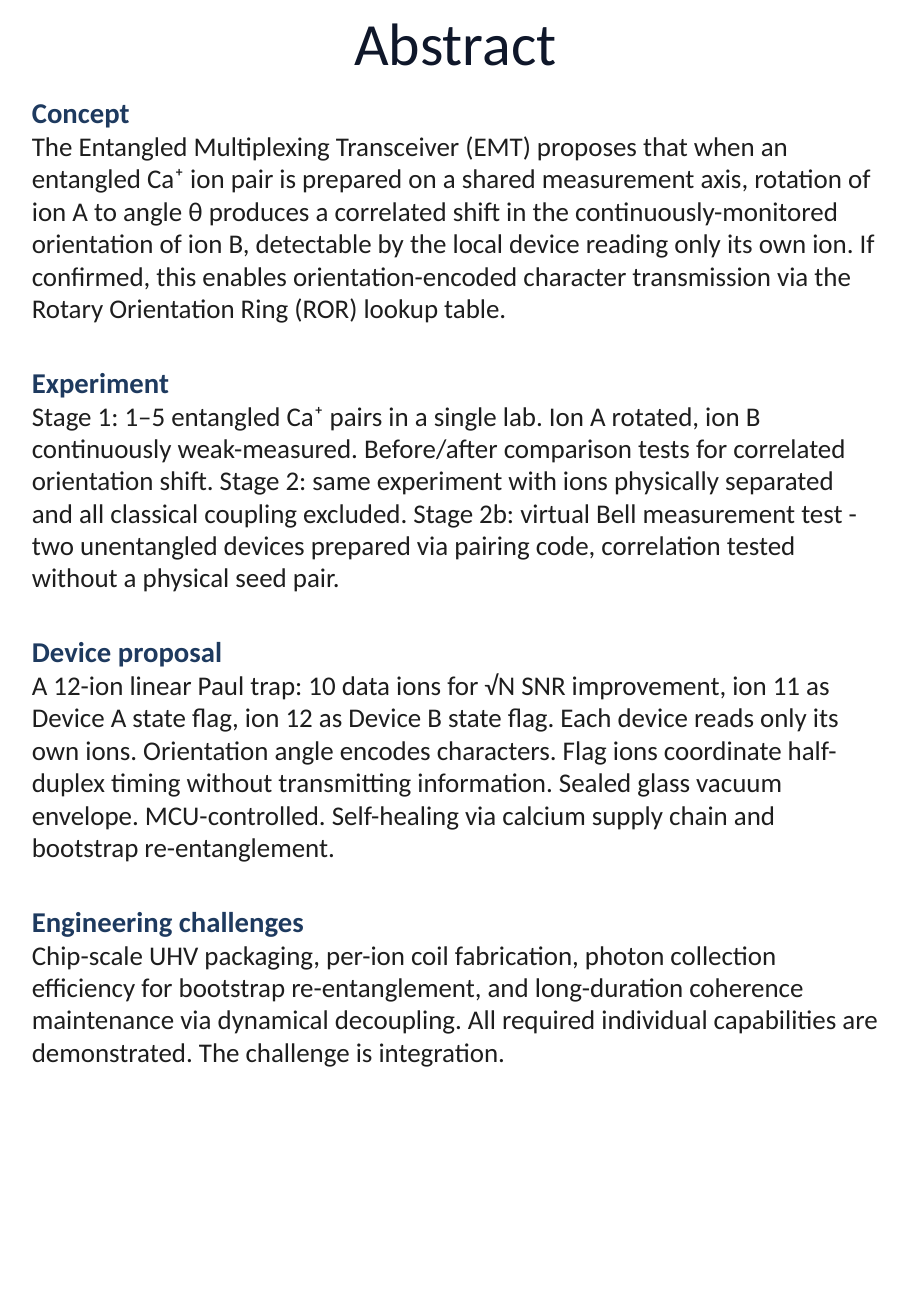
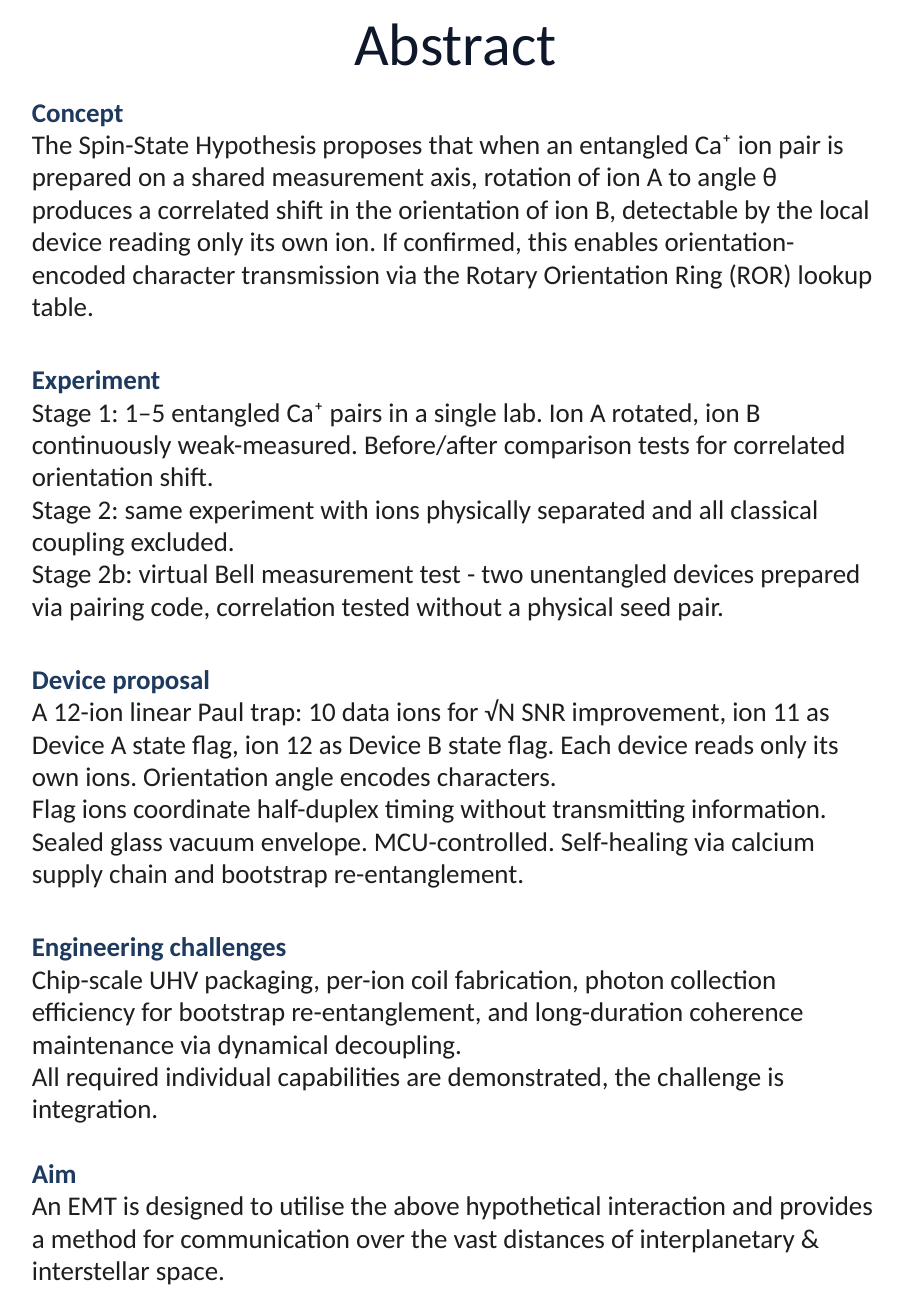
Before and after one commit to DansDesigns/EMT, a slide deck: slide 2 of revisions/QuantumEntangledMultiplexingTransceiver_Rev10.pptx. Drawn at 911x1316 pixels with LibreOffice and Linux fonts; fonts in the diff are those of the drawing. Boxes give left, top, right and bottom in pixels: in the first picture for what was removed or moved away, otherwise in the second. Text is boxed around its words. In the diff, an @@ line names an element or a change of style, - is before the commit and + after.

```diff
--- a/revisions/QuantumEntangledMultiplexingTransceiver_Rev10.pptx
+++ b/revisions/QuantumEntangledMultiplexingTransceiver_Rev10.pptx
@@ text at (32,104,287,961): size 17 to 16 pt in "Concept", "Experiment", "Device proposal", "Engineering challenges" @@
@@ text at (32,135,873,316): text changed @@
-The Entangled Multiplexing Transceiver (EMT) proposes that when an entangled Ca⁺ ion pair is prepared on a shared measurement axis, rotation of ion A to angle θ produces a correlated shift in the continuously-monitored orientation of ion B, detectable by the local device reading only its own ion. If confirmed, this enables orientation-encoded character transmission via the Rotary Orientation Ring (ROR) lookup table.
+The Spin-State Hypothesis proposes that when an entangled Ca⁺ ion pair is prepared on a shared measurement axis, rotation of ion A to angle θ produces a correlated shift in the orientation of ion B, detectable by the local device reading only its own ion. If confirmed, this enables orientation-encoded character transmission via the Rotary Orientation Ring (ROR) lookup table.
@@ text at (32,403,860,621): text changed @@
-Stage 1: 1–5 entangled Ca⁺ pairs in a single lab. Ion A rotated, ion B continuously weak-measured. Before/after comparison tests for correlated orientation shift. Stage 2: same experiment with ions physically separated and all classical coupling excluded. Stage 2b: virtual Bell measurement test - two unentangled devices prepared via pairing code, correlation tested without a physical seed pair.
+Stage 1: 1–5 entangled Ca⁺ pairs in a single lab. Ion A rotated, ion B continuously weak-measured. Before/after comparison tests for correlated orientation shift.
+Stage 2: same experiment with ions physically separated and all classical coupling excluded.
+Stage 2b: virtual Bell measurement test - two unentangled devices prepared via pairing code, correlation tested without a physical seed pair.
@@ text at (32,699,839,888): text changed @@
-A 12-ion linear Paul trap: 10 data ions for √N SNR improvement, ion 11 as Device A state flag, ion 12 as Device B state flag. Each device reads only its own ions. Orientation angle encodes characters. Flag ions coordinate half-duplex timing without transmitting information. Sealed glass vacuum envelope. MCU-controlled. Self-healing via calcium supply chain and bootstrap re-entanglement.
+A 12-ion linear Paul trap: 10 data ions for √N SNR improvement, ion 11 as Device A state flag, ion 12 as Device B state flag. Each device reads only its own ions. Orientation angle encodes characters.
+Flag ions coordinate half-duplex timing without transmitting information. Sealed glass vacuum envelope. MCU-controlled. Self-healing via calcium supply chain and bootstrap re-entanglement.
@@ text at (32,970,873,1285): text changed @@
-Chip-scale UHV packaging, per-ion coil fabrication, photon collection efficiency for bootstrap re-entanglement, and long-duration coherence maintenance via dynamical decoupling. All required individual capabilities are demonstrated. The challenge is integration.
+Chip-scale UHV packaging, per-ion coil fabrication, photon collection efficiency for bootstrap re-entanglement, and long-duration coherence maintenance via dynamical decoupling.
+All required individual capabilities are demonstrated, the challenge is integration.
+Aim
+An EMT is designed to utilise the above hypothetical interaction and provides a method for communication over the vast distances of interplanetary & interstellar space.
```
Also in this commit, not shown: 4 other slides changed, 1 other file.
